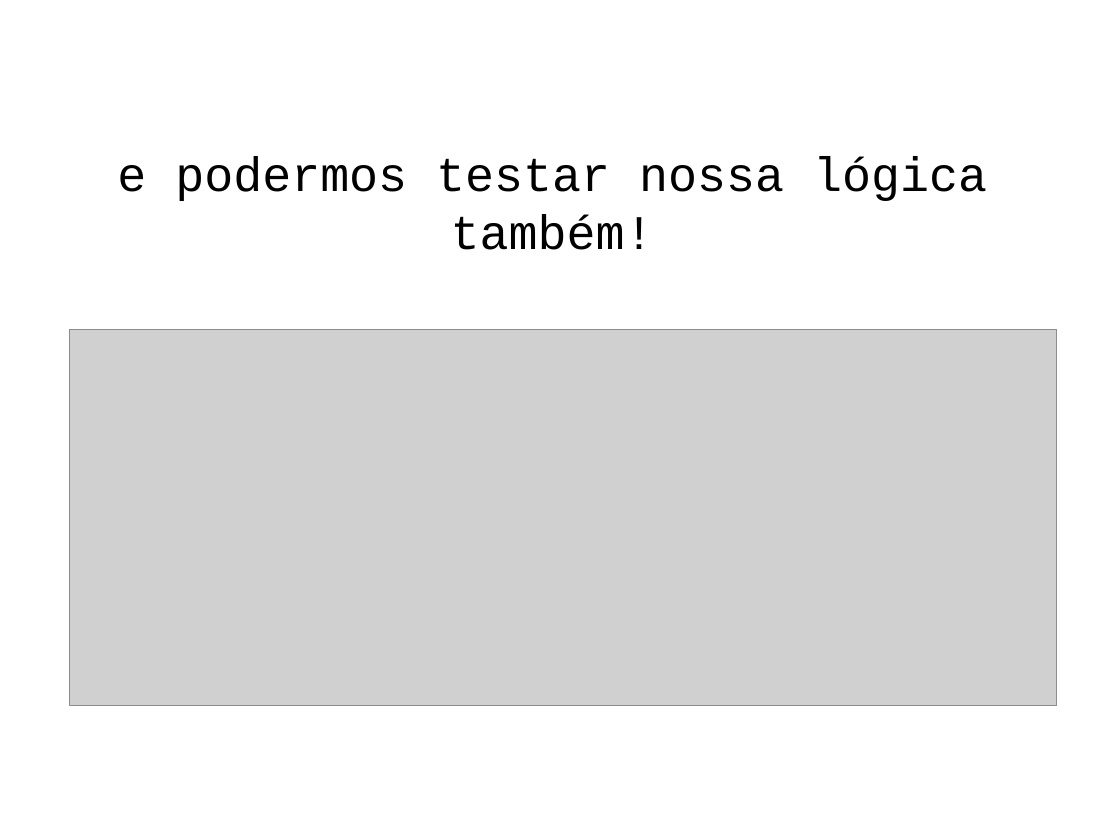
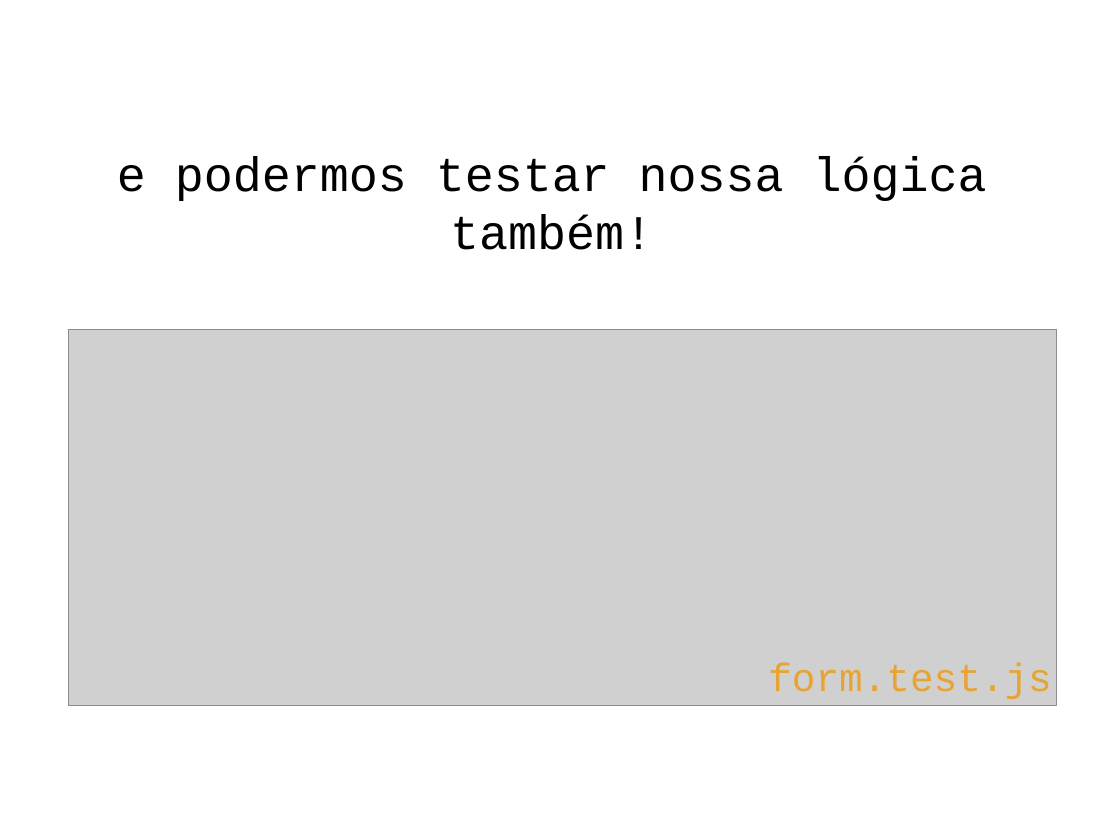
Before and after one commit to romulocollopy/segregated-dom-keynote, a slide deck: slide 13 of segregated dom v2.pptx. Drawn at 1120x840 pixels with LibreOffice and Linux fonts; fonts in the diff are those of the drawing; grey boxes stand for pictures. Boxes give left, top, right and bottom in pixels: in the first picture for what was removed or moved away, otherwise in the second. Text is boxed around its words. In the diff, an @@ line names an element or a change of style, - is before the commit and + after.

```diff
--- a/segregated dom v2.pptx
+++ b/segregated dom v2.pptx
@@ text added at (768, 663, 1052, 699), 36 pt, text #E8A433 @@
+form.test.js
```
Also in this commit, not shown: 5 other slides changed, 2 other files.
